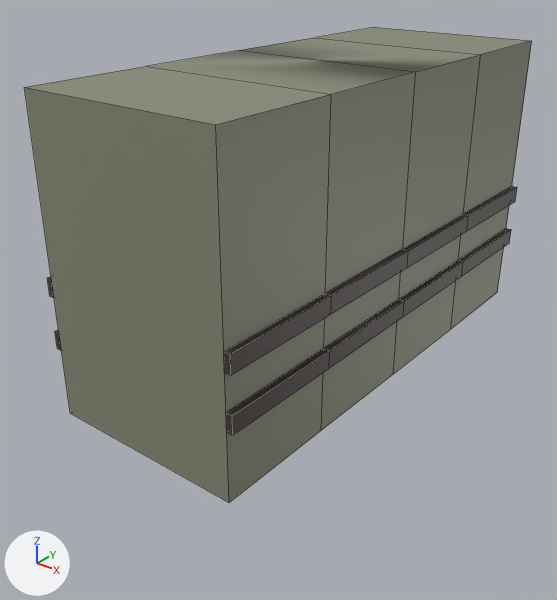
The FBX model unity/Assets/Models/Buildings/a1064/0/yard_track.fbx as it was, and as the next commit left it.
The view is the same before and after, from a camera (50 mm lens) standing at (1.73, -2.41, 0.57) and looking at (-0.06, -0.17, -0.82). The lights are fixed; the arrows at lower left show +X, +Y and +Z. The older version comes first. Mesh edges are drawn as thin lines. Where no turn or scale is listed for an object, it has been applied to the vertices.

The first picture shows 'a1064/0/yard_track'.
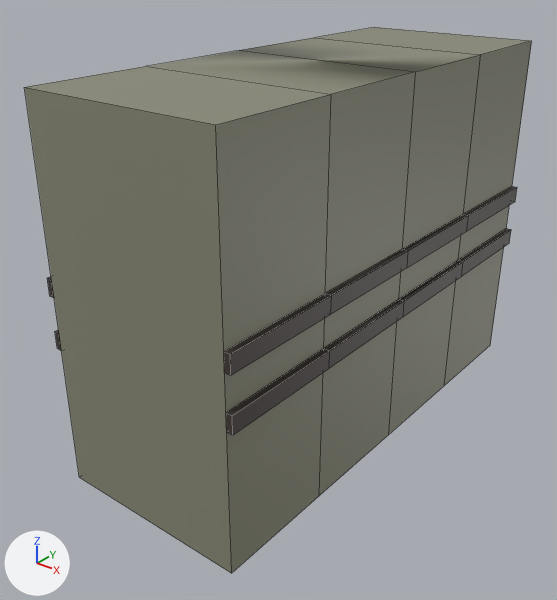
The newer file is also turned or shifted as a whole; pictures and numbers use the older file's frame.

The change, as JSON lines over the scene's bpy script:
```json
{"block": "me_a1064_0_yard_track", "where": "# used by ob_a1064_0_yard_track; location = (0.0, 0.0, 0.0)"}
{"op": "remove", "block": "me_a1064_0_yard_track", "code": "me_a1064_0_yard_track.from_pydata(...)  # 100 vertices, 95 faces; spans x -0.43..0.43, y -1.0..1.0, z -1.08..0.12"}
{"op": "add", "block": "me_a1064_0_yard_track", "code": "me_a1064_0_yard_track.from_pydata(...)  # 100 vertices, 95 faces; spans x -0.43..0.43, y -1.0..1.0, z -1.38..0.12"}
{"block": "me_a1064_0_yard_track", "change": "me_a1064_0_yard_track part 1: all 10 vertices in x -0.4..0.4, y -1.0..1.0, z -1.08 are moved by (0.0, 0.0, -0.3)"}
```

Location of each change, (x1, y1, x2, y2) in pixels of the pictures (557 x 600 px; the box of a moved part takes in the faces that stretch with it):
```json
{"object": "a1064/0/yard_track", "change": "reshaped", "before": [25, 27, 532, 502], "after": [25, 27, 532, 573], "on screen": "15% taller"}
{"part": 1, "of": "me_a1064_0_yard_track", "change": "moved or reshaped", "before": [70, 286, 498, 502], "after": [70, 286, 498, 573]}
```
